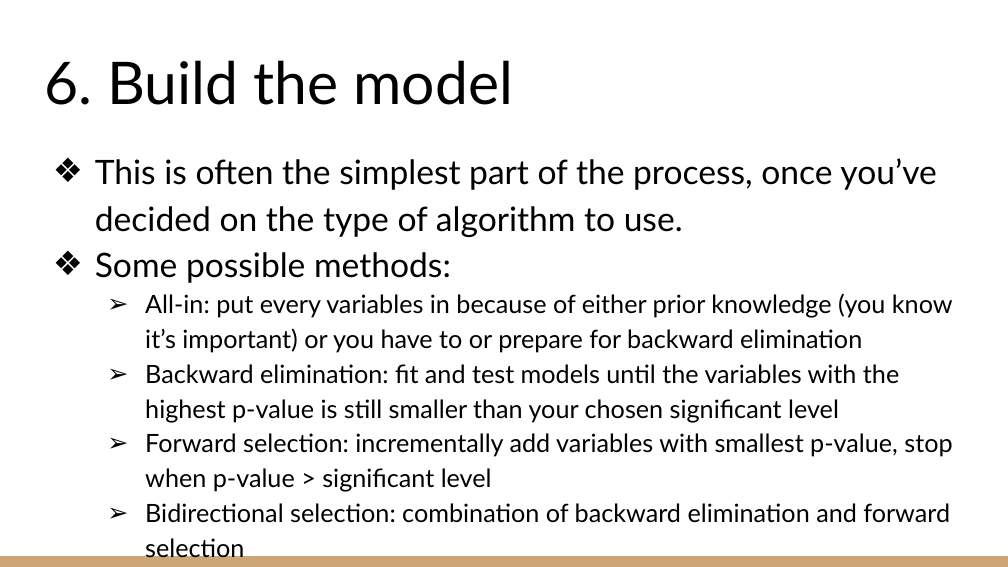
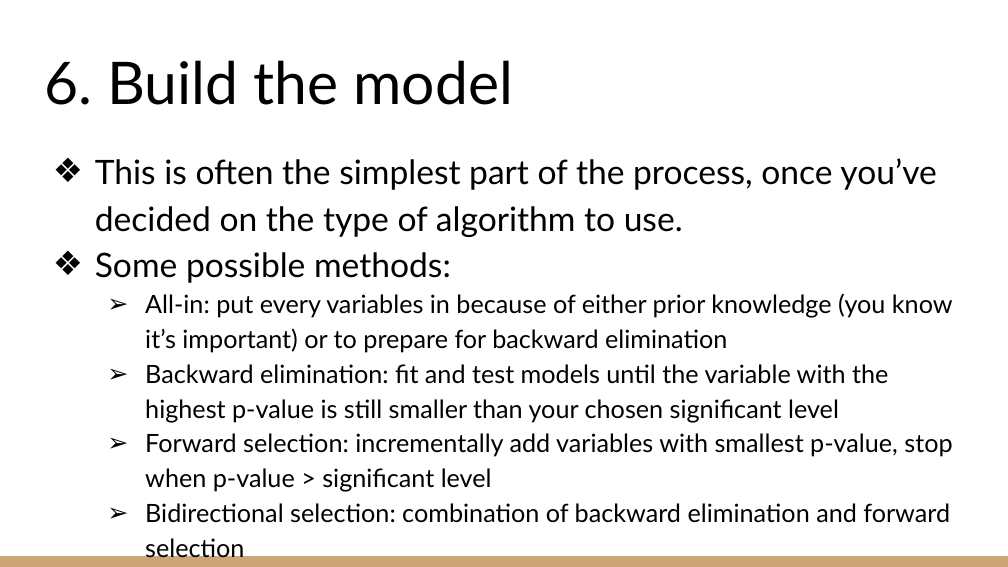
Before and after one commit to MarinaWyss/HertieDataNerds, a slide deck: slide 8 of ProjectExample/Data Science Projects.pptx. Drawn at 1008x567 pixels with LibreOffice and Linux fonts; fonts in the diff are those of the drawing. Boxes give left, top, right and bottom in pixels: in the first picture for what was removed or moved away, otherwise in the second. Text is boxed around its words. In the diff, an @@ line names an element or a change of style, - is before the commit and + after.

```diff
--- a/ProjectExample/Data Science Projects.pptx
+++ b/ProjectExample/Data Science Projects.pptx
@@ text at bbox=[145, 293, 953, 422]: text changed @@
-  ➢ All-in: put every variables in because of either prior knowledge (you know it’s important) or you have to or prepare for backward elimination
-  ➢ Backward elimination: fit and test models until the variables with the highest p-value is still smaller than your chosen significant level
+  ➢ All-in: put every variables in because of either prior knowledge (you know it’s important) or to prepare for backward elimination
+  ➢ Backward elimination: fit and test models until the variable with the highest p-value is still smaller than your chosen significant level
```
Also in this commit, not shown: 4 other slides changed, 1 other file.
